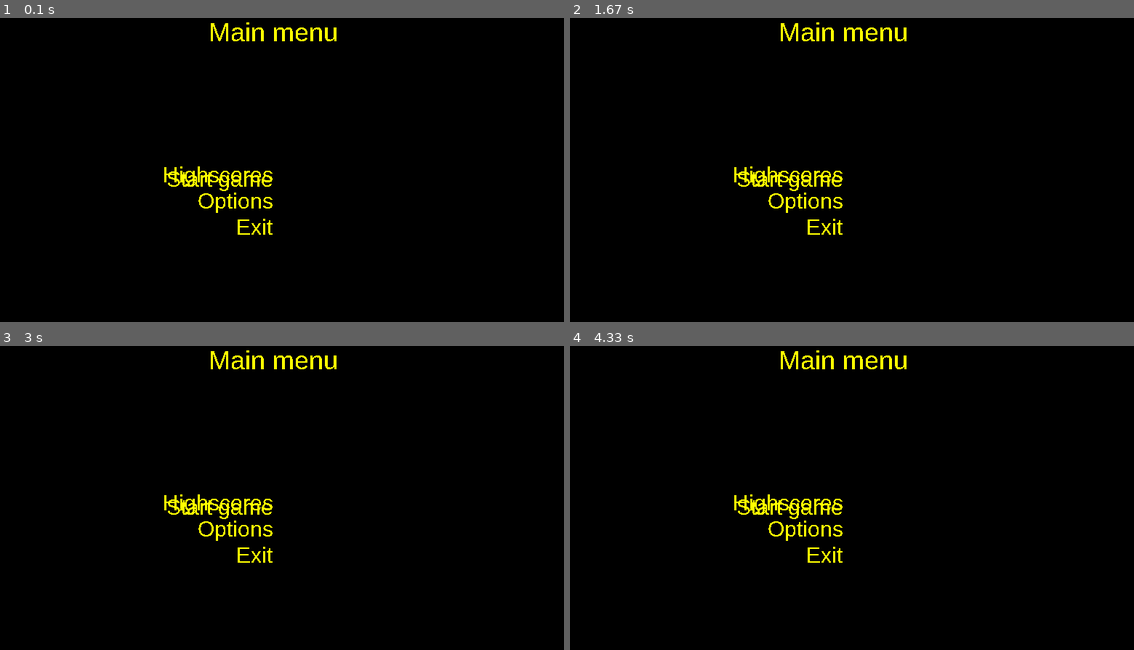
Above: before the commit, frames 1-4 (two rows, left to right).
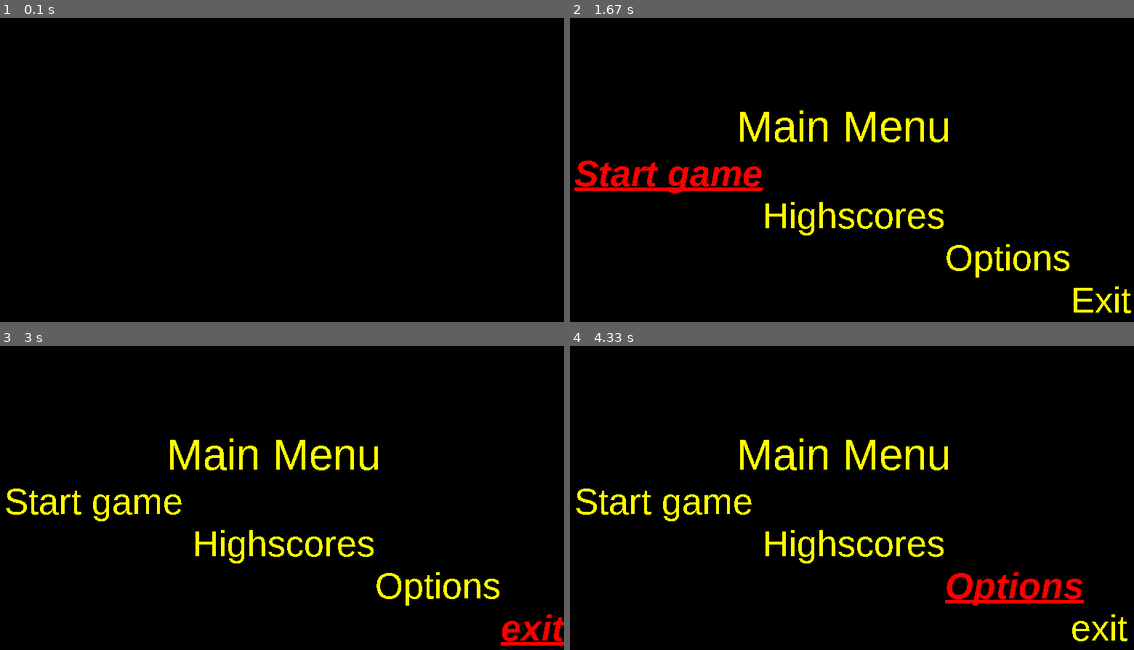
Above: after the commit, the same moments.

Repository: Gibson223/mod-5
Game: pygame game, started from py/main.py
Same seed, same stepped clock (60 frames per second), same inputs: the game is played once before the commit and once after it.
Inputs:
- Up to frame 1 (0.1 s): no input
- Up to frame 2 (1.67 s): no input
- Up to frame 3 (3 s): hold Left 1.83-2.37 s
- Up to frame 4 (4.33 s): hold Left from 3.83 s (still down)

The runs differ from the first frame. In frame 1, 1.3% of the frame differs, in the area x 29-60%, y 1-72%; in frame 2, 5.7%, in the area x 0-100%, y 1-98%; in frame 3, 5.2%; in frame 4, 5.4%.

Commit message:
discovered that java lists are waaaaaaaaaaaaaay nicer than pythons's lists :(

Diff:
--- a/py/constants.py
+++ b/py/constants.py
@@ -13,7 +13,8 @@
 WINDOW_HEIGHT = 600
 WINDOW_HW = WINDOW_WIDTH//2
 WINDOW_HH = WINDOW_HEIGHT//2
-
+MAINFONT = 70
+SUBFONT = 58
 # Frames per second
 FPS = 60
 
--- a/py/main.py
+++ b/py/main.py
@@ -5,7 +5,7 @@
 
 
 """
-import pygame, sys
+import pygame, sys, time
 import objects, constants, keyBindings
 from enum import Enum
 
@@ -54,6 +54,7 @@
     """
     while True:
         # ==== Event handling ====
+        time.sleep(1)
         for event in pygame.event.get():
 
             if event.type == pygame.QUIT:
@@ -96,6 +97,8 @@
     MAINMENU = 0 # unused as of now
     PLAYING  = 1
     # GAMEOVER = 2 # unused as of now
+    HIGHSCORES = 2
+    OPTIONS = 3
 
 
 class Game:
@@ -185,12 +188,13 @@
     pygame.font.init()
     mainFont = None
     subFont = None
-
+    highlight = None
     mainmenu = None
     startgamemenu = None
     highscoremenu = None
     optionsmenu = None
     exitmenu = None
+    texts = None
     # widths
     mainmenu_Width = None
     startgamemenu_Width = None
@@ -203,44 +207,80 @@
     highscoremenu_Height = None
     optionsmenu_Height = None
     exitmenu_Height = None
+    selectedItem = None
     # menuItems = [mainmenu, optionsmenu, highscoremenu, startgamemenu]
     menuItems = None
+    menucolor = None
     def __init__(self):
         pygame.display.set_caption(constants.GAME_NAME + ' - Main menu' )
-        self.mainFont = pygame.font.SysFont('arial', 36)
-        self.subFont = pygame.font.SysFont('arial', 30)
-
-        self.mainmenu = self.mainFont.render('Main menu', False, constants.colors['YELLOW'])
-        self.startgamemenu = self.subFont.render('Start game', False, constants.colors['YELLOW'])
-        self.highscoremenu = self.subFont.render('Highscores', False, constants.colors['YELLOW'])
-        self.optionsmenu = self.subFont.render('Options', False, constants.colors['YELLOW'])
-        self.exitmenu = self.subFont.render('Exit', False, constants.colors['YELLOW'])
-        self.menuItems = [self.mainmenu, self.optionsmenu, self.highscoremenu,self.exitmenu, self.startgamemenu]
-
-        # width menuItems
+        self.mainFont = pygame.font.SysFont('arial', 60) # 76? HEIGTH
+        self.subFont = pygame.font.SysFont('arial', 50) # 58 HEIGTH
+        self.highlight = pygame.font.SysFont('arial', 50, italic=True, bold=True)
+        self.highlight.set_underline(True)
+
+        self.texts = ['Start game','Highscores','Options', 'exit']
+        self.mainmenu = self.writeText('Main Menu', self.mainFont)
+        self.startgamemenu = self.writeText('Start game', self.highlight)
+        self.highscoremenu = self.writeText('Highscores', self.subFont)
+        self.optionsmenu = self.writeText('Options', self.subFont)
+        self.exitmenu = self.writeText('Exit', self.subFont)
+        self.menuItems = { 0:self.startgamemenu, 1:self.highscoremenu, 2:self.optionsmenu, 3:self.exitmenu}
+        self.selectedItem = 0
+        for x in range(0, len(self.menuItems)):
+            print(self.menuItems[x].get_size())# width, height
         self.mainmenu_Width = constants.WINDOW_HW - self.mainmenu.get_width()//2
-        self.startgamemenu_Width = constants.WINDOW_HW - self.startgamemenu.get_width()
-        self.highscoremenu_Width = constants.WINDOW_HW - self.highscoremenu.get_width()
-        self.optionsmenu_Width = constants.WINDOW_HW - self.optionsmenu.get_width()
-        self.exitmenu_Width = constants.WINDOW_HW - self.exitmenu.get_width()
+        self.startgamemenu_Width = 30 #constants.WINDOW_WIDTH/1000 # + self.startgamemenu.get_width()//2
+        self.highscoremenu_Width = self.startgamemenu_Width + self.startgamemenu.get_width()
+        self.optionsmenu_Width = self.highscoremenu_Width + self.highscoremenu.get_width()
+        self.exitmenu_Width = self.optionsmenu_Width + self.optionsmenu.get_width()
         # height menuItems
-
-
-
-
-        for x in self.menuItems:
-            print(x.get_size())# width, height
+        self.mainmenu_Height = constants.WINDOW_HEIGHT*1/4 - self.mainmenu.get_height()//2
+        self.startgamemenu_Height = self.mainmenu_Height + constants.MAINFONT
+        self.highscoremenu_Height = self.startgamemenu_Height + constants.SUBFONT
+        self.optionsmenu_Height = self.highscoremenu_Height + constants.SUBFONT
+        self.exitmenu_Height = self.optionsmenu_Height + constants.SUBFONT
+        self.menucolor = 'RED'
 
     def handleKeys(self, keysPressed):
         if keyBindings.checkPress('exit', keysPressed):
             pygame.quit()
+        if keyBindings.checkPress('left', keysPressed):
+            self.menuItems[self.selectedItem] = self.writeText(self.texts[self.selectedItem], self.subFont)
+            self.selectedItem = (self.selectedItem - 1) % len(self.menuItems)
+            self.menuItems[self.selectedItem] = self.writeText(self.texts[self.selectedItem], self.highlight)
+        if keyBindings.checkPress('right', keysPressed):
+            # print(self.highscoremenu) # highscores
+            # print(self.menuItems[self.selectedItem+1]) # highscores
+            # print(self.writeText('Highscores', self.highlight)) # 224 -> highlighted
+            # self.highscoremenu = self.writeText(self.texts[self.selectedItem], self.subFont)
+            self.menuItems[self.selectedItem] = self.writeText(self.texts[self.selectedItem], self.subFont)
+            self.selectedItem = (self.selectedItem + 1) % len(self.menuItems)
+            self.menuItems[self.selectedItem] = self.writeText(self.texts[self.selectedItem], self.highlight)
+            if keyBindings.checkPress('activate', keysPressed):
+                print('pressed up.. trying to change color')
+                # self.menucolor = list(constants.colors.keys().index(self.menucolor)) + 1   % len(constants.colors)
+                # self.menucolor = "YELLOW"
+    def writeText(self, text, font):
+        if font == self.mainFont:
+            return self.mainFont.render(text, False, constants.colors['YELLOW'])
+        if font == self.subFont:
+            return self.subFont.render(text, False, constants.colors['YELLOW'])
+        if font == self.highlight:
+            return self.highlight.render(text, False, constants.colors['RED'])
 
     def updateMenu(self):
-        Screen.blit(self.mainmenu, (self.mainmenu_Width , 0))
-        Screen.blit(self.startgamemenu, (self.startgamemenu_Width, constants.WINDOW_HH - constants.WINDOW_HEIGHT//5 - self.startgamemenu.get_height()//2 + 42))
-        Screen.blit(self.highscoremenu, (self.highscoremenu_Width,constants.WINDOW_HH - constants.WINDOW_HEIGHT//5 - self.highscoremenu.get_height()//2 + 36))
-        Screen.blit(self.optionsmenu, (self.optionsmenu_Width,constants.WINDOW_HH - constants.WINDOW_HEIGHT//5 - self.optionsmenu.get_height()//2 + 36*2))
-        Screen.blit(self.exitmenu, (self.exitmenu_Width,constants.WINDOW_HH - constants.WINDOW_HEIGHT//5 - self.exitmenu.get_height()//2 + 36*3))
+        Screen.fill(constants.colors["BLACK"])
+        # Screen.blit(self.mainmenu, (self.mainmenu_Width, self.mainmenu_Height))
+        # Screen.blit(self.startgamemenu, (self.startgamemenu_Width, self.startgamemenu_Height))
+        # Screen.blit(self.highscoremenu, (self.highscoremenu_Width, self.highscoremenu_Height))
+        # Screen.blit(self.optionsmenu, (self.optionsmenu_Width, self.optionsmenu_Height))
+        # Screen.blit(self.exitmenu, (self.exitmenu_Width, self.exitmenu_Height))
+
+        Screen.blit(self.mainmenu, (self.mainmenu_Width, self.mainmenu_Height))
+        Screen.blit(self.menuItems[0], (self.startgamemenu_Width, self.startgamemenu_Height))
+        Screen.blit(self.menuItems[1], (self.highscoremenu_Width, self.highscoremenu_Height))
+        Screen.blit(self.menuItems[2], (self.optionsmenu_Width, self.optionsmenu_Height))
+        Screen.blit(self.menuItems[3], (self.exitmenu_Width, self.exitmenu_Height))
 
 
 
--- /dev/null
+++ b/py/unused/testing.py
@@ -0,0 +1,42 @@
+#!/usr/bin/env python3
+import RPi.GPIO as GPIO
+from threading import Thread
+from time import sleep
+
+cycles = 5000
+frequency = 5000
+sleepdelay = 1/frequency
+SPIpins = [10,9,11,8]
+# data = [5,6,13,19,26]
+dataPins = [26,16,20,21]
+running = True
+
+def threaded_function():
+    while running:
+
+GPIO.setmode(GPIO.BCM)
+
+
+def setUp():
+    thread = Thread(target=threaded_function)
+    thread.start()
+    thread.join()
+    return
+
+if __name__ == '__main__':
+    main()
+
+def main():
+    setUp()
+    for x in dataPins:
+        print(x)
+        GPIO.setup(x, GPIO.OUT)
+    while running:
+        sendData()
+    stopConnection()
+
+def sendData():
+    return
+
+def stopConnection():              # stop the clock
+    GPIO.cleanup()              # stop any operation on the pins
